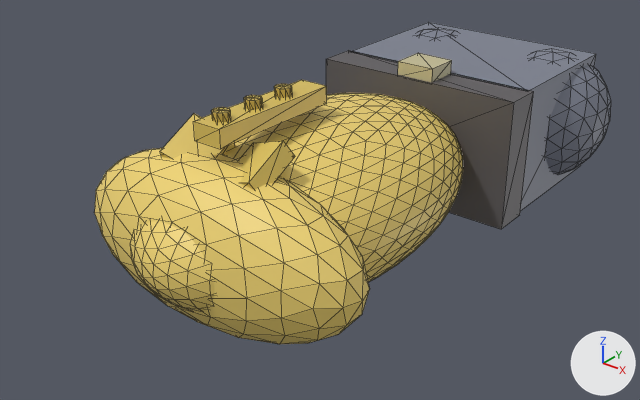
What one commit did to the glTF model assets/models/characters/teibi_parts/teibi_torso.glb.
One viewpoint serves both versions: a 50 mm camera at (0.569, -0.696, 0.427) aimed at (-0.018, 0.038, -0.028). Every picture has the same lights, and +X, +Y and +Z are marked at lower right. The first picture is the older version. Mesh edges are drawn as thin lines. Vertices at exactly the same position are counted once.

The first picture shows 'geometry_0'.
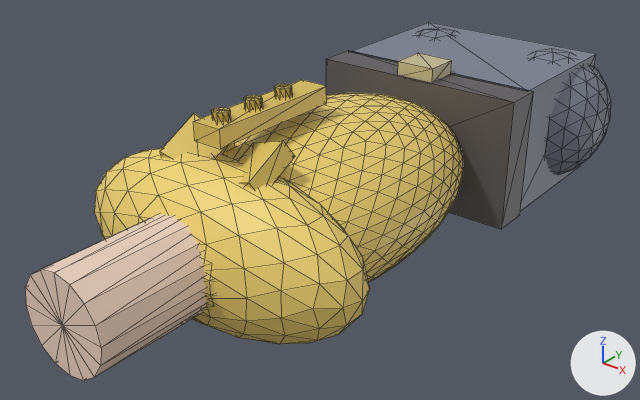
Commit message: bead godot-test1-z3e.7: close the neck gap with the torso neck cylinder

Boxes [x1, y1, x2, y2] around the edits, measured in the pictures (640 x 400 px; the box of a moved part takes in the faces that stretch with it):
'geometry_0', reshaped (13% wider, 11% taller)
    before: [94, 22, 611, 344]
    after: [25, 22, 611, 380]
part 1 of me_geometry_0, moved or reshaped (not visible before)
    after: [25, 214, 206, 380]

What the commit changed:
me_geometry_0 is used by ob_geometry_0; location (0.0, 0.0, 0.0).
me_geometry_0 had 1318 vertices, 2576 faces and spanned x -0.177..0.177, y -0.235..0.501, z -0.096..0.137.
me_geometry_0 now has 1318 vertices, 2576 faces and spans x -0.177..0.177, y -0.337..0.501, z -0.096..0.137.
me_geometry_0 part 1: all 17 vertices in x -0.052..0.052, y -0.198, z -0.052..0.052 are moved by (0.0, -0.14, 0.0).
